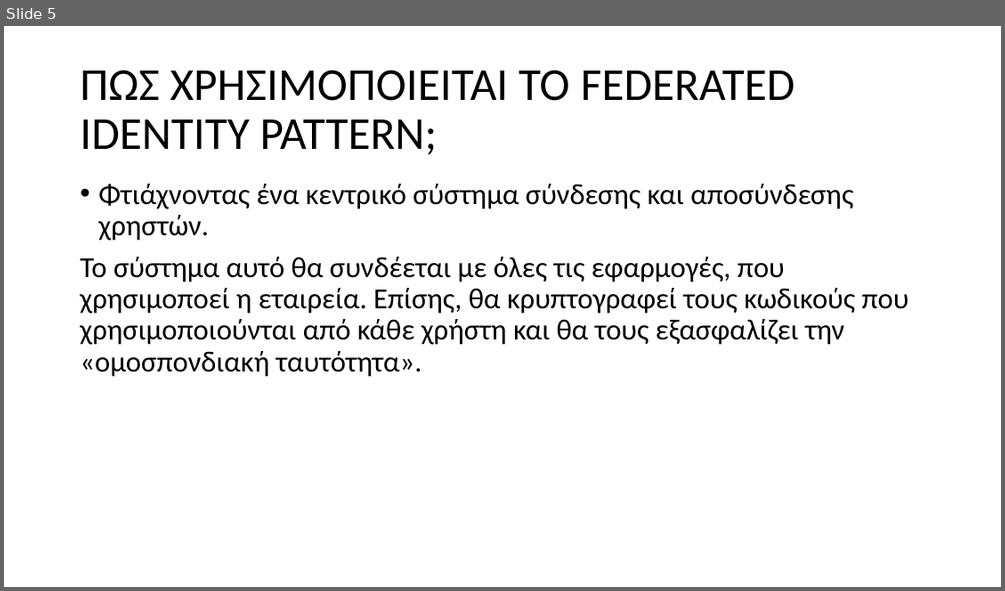
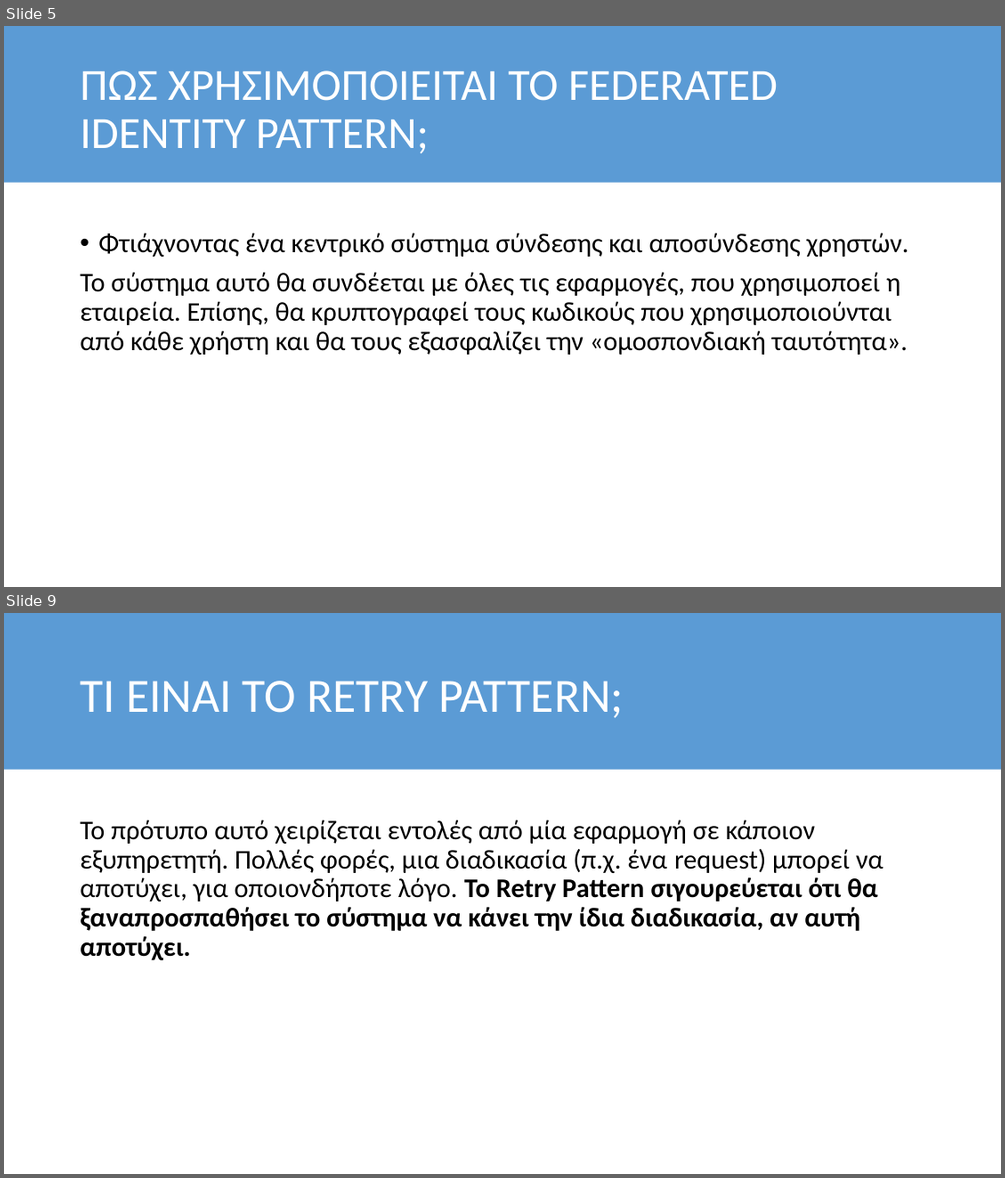
Before and after one commit to GeorgeMC2610/Design-Patterns, a slide deck: Exercise 3/Microsoft Design Patterns/Microsoft Design Patterns.pptx. Shown one above the other, each under a label of ours: slide 5 before the commit, slides 5 and 9 after it; the slides between them are not shown. The pictures are 1005x591 and 1005x1178 pixels, drawn with LibreOffice and Linux fonts; fonts in the diff are those of the drawing. Boxes give left, top, right and bottom in pixels: in the first picture for what was removed or moved away, otherwise in the second. Text is boxed around its words. In the diff, an @@ line names an element or a change of style, - is before the commit and + after.

```diff
--- a/Exercise 3/Microsoft Design Patterns/Microsoft Design Patterns.pptx
+++ b/Exercise 3/Microsoft Design Patterns/Microsoft Design Patterns.pptx
@@ slide 9 added at bbox=[4, 613, 1001, 1174], background #FFFFFF @@
@@ rectangle added at bbox=[4, 613, 1001, 770], fill #5B9BD5 @@
@@ title added at bbox=[80, 681, 623, 718], 46 pt, text #FFFFFF @@
+ΤΙ ΕΙΝΑΙ ΤΟ RETRY PATTERN;
@@ text added at bbox=[80, 819, 883, 960], 26 pt, text #000000 @@
+To πρότυπο αυτό χειρίζεται εντολές από μία εφαρμογή σε κάποιον εξυπηρετητή. Πολλές φορές, μια διαδικασία (π.χ. ένα request) μπορεί να αποτύχει, για οποιονδήποτε λόγο. Το Retry Pattern σιγουρεύεται ότι θα ξαναπροσπαθήσει το σύστημα να κάνει την ίδια διαδικασία, αν αυτή αποτύχει.
@@ slide 5 changed as well @@
@@ rectangle added at bbox=[4, 26, 1001, 183], fill #5B9BD5 @@
@@ title "ΠΩΣ ΧΡΗΣΙΜΟΠΟΙΕΙΤΑΙ ΤΟ FEDERATED IDENTITY ..." at bbox=[80, 70, 777, 153]: size 44 to 43 pt, text colour #000000 to #FFFFFF @@
@@ text "Φτιάχνοντας ένα κεντρικό σύστημα σύνδεσης ...": place and size @@
-text "Φτιάχνοντας ένα κεντρικό σύστημα σύνδεσης ..." at bbox=[80, 184, 909, 377]
+text "Φτιάχνοντας ένα κεντρικό σύστημα σύνδεσης ..." at bbox=[80, 232, 909, 354]
@@ text "Φτιάχνοντας ένα κεντρικό σύστημα σύνδεσης ..." at bbox=[80, 232, 909, 354]: size 28 to 26 pt @@
```
Also in this commit, not shown: 4 other slides changed, 8 other slides added, 1 slide removed.
